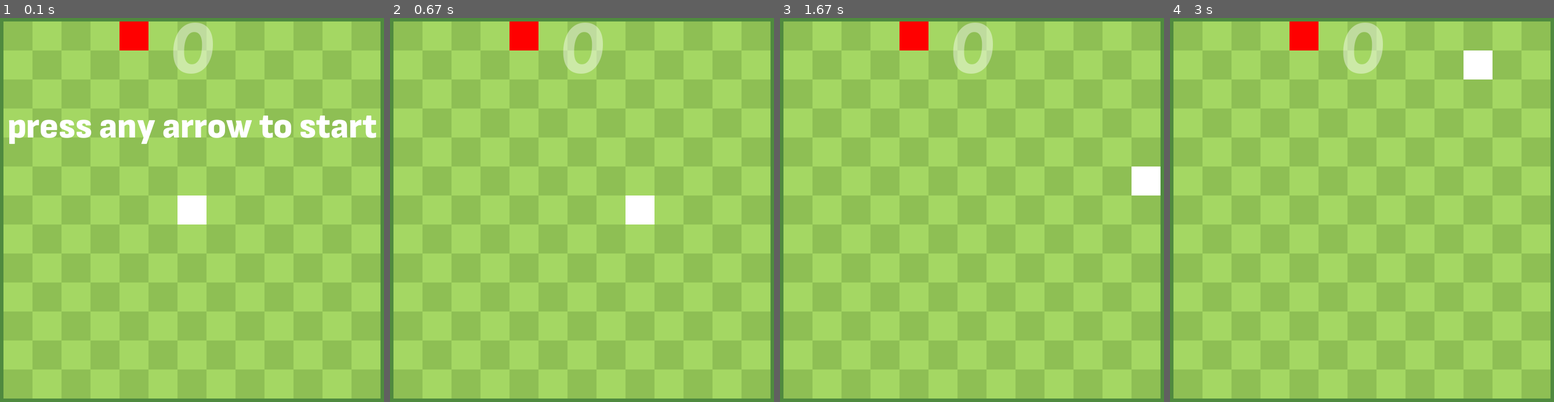
Above: before the commit, frames 1-4 (left to right).
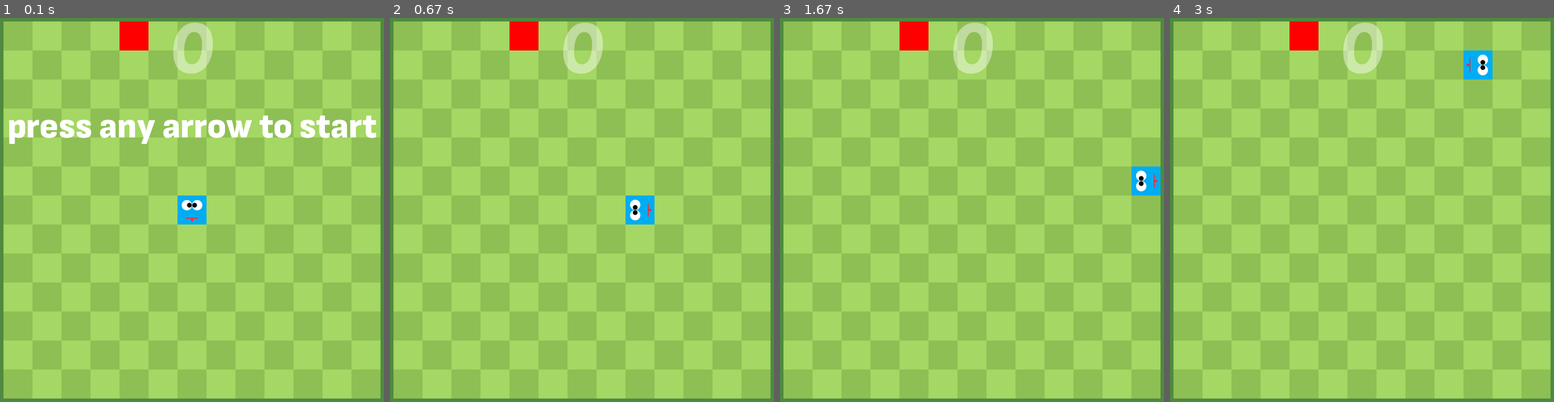
Above: after the commit, the same moments.

Repository: ad1utant/snake-pygame
Game: pygame game, started from main.py
Same seed, same stepped clock (60 frames per second), same inputs: the game is played once before the commit and once after it.
Inputs:
- Up to frame 1 (0.1 s): no input
- Up to frame 2 (0.67 s): hold Right from 0.33 s (still down)
- Up to frame 3 (1.67 s): release Right at 0.8 s; hold Up 0.83-1.13 s; hold Right 1.17-1.63 s
- Up to frame 4 (3 s): hold Up 1.67-2.2 s; hold Left 2.57-2.97 s

The runs differ from the first frame. In frame 1, 0.5% of the frame differs, in the area x 46-54%, y 46-54%; in frame 2, 0.5%; in frame 3, 0.5%; in frame 4, 0.5%.

Commit message:
add some graphics

Diff:
--- a/body.py
+++ b/body.py
@@ -9,6 +9,10 @@
         for i in range(1,len(direction_list)):
             self.rect.x = direction_list[i][0]
             self.rect.y = direction_list[i][1]
+            if i % 2:
+                self.surf.fill((0, 178, 246))
+            else:
+                self.surf.fill([0, 172, 242])
             if (self.rect.x,self.rect.y) == (player.rect.x,player.rect.y):
                 exit()
             screen.blit(self.surf,self.rect)
--- a/counter.py
+++ b/counter.py
@@ -3,7 +3,7 @@
     def __init__(self):
         super(Counter, self).__init__()
         pygame.font.init()
-        self.font = pygame.font.Font("font.ttf", 150)
+        self.font = pygame.font.Font("fonts/font.ttf", 150)
         self.value = 0
         self.surf = self.font.render(str(self.value),True,[255,255,255],None)
         self.surf.set_alpha(110)
--- a/greeting.py
+++ b/greeting.py
@@ -3,7 +3,7 @@
     def __init__(self):
         super(Greeting, self).__init__()
         pygame.font.init()
-        self.font = pygame.font.Font("sofia.ttf", 60)
+        self.font = pygame.font.Font("fonts/sofia.ttf", 60)
         self.surf = self.font.render('press any arrow to start',True,[255,255,255],None)
         self.rect = self.surf.get_rect(center=[350,207])
     def update(self,screen,player):
--- a/player.py
+++ b/player.py
@@ -12,17 +12,22 @@
         super(Player, self).__init__()
         self.surf = pygame.Surface((50,50))
         self.surf.fill((255,255,255))
+        self.surf = pygame.image.load('graphics/head_down.png')
         self.rect = self.surf.get_rect(center=(350,350))
         self.direction = ''
     def check_move(self,key_pressed):
         if key_pressed[K_UP] and self.direction != 'down':
             self.direction = 'up'
+            self.surf = pygame.image.load('graphics/head_up.png')
         if key_pressed[K_DOWN] and self.direction != 'up':
             self.direction = 'down'
+            self.surf = pygame.image.load('graphics/head_down.png')
         if key_pressed[K_LEFT] and self.direction != 'right':
             self.direction = 'left'
+            self.surf = pygame.image.load('graphics/head_left.png')
         if key_pressed[K_RIGHT] and self.direction != 'left':
             self.direction = 'right'
+            self.surf = pygame.image.load('graphics/head_right.png')
     def update(self,keypresed):
         if self.direction == 'right':
             self.rect.move_ip(50,0)
Binary file added: fonts/font.ttf
Binary file added: fonts/sofia.ttf
Binary file added: graphics/head_down.png
Binary file added: graphics/head_left.png
Binary file added: graphics/head_right.png
Binary file added: graphics/head_up.png
Binary file added: head_down.png
Binary file added: head_left.png
Binary file added: head_right.png
Binary file added: head_up.png
